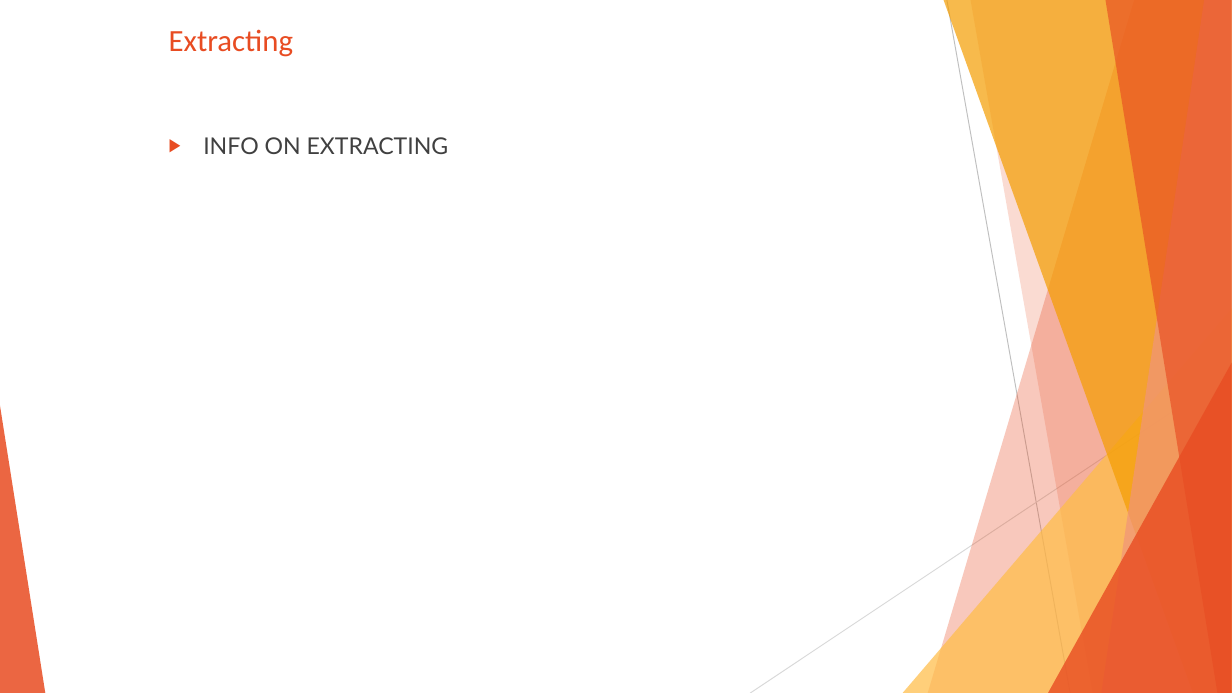
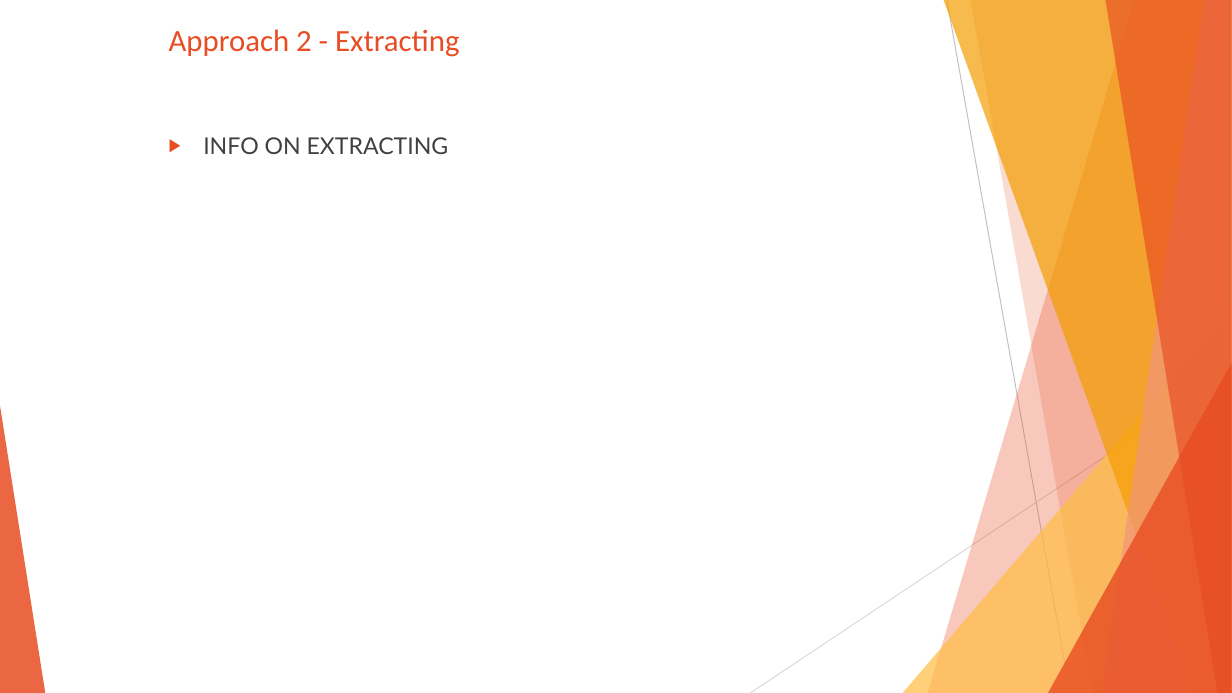
Before and after one commit to SanabuW/NYT-API-Analysis, a slide deck: slide 11 of common/(presentation_temp_file).pptx (slide 8 before the commit). Drawn at 1232x693 pixels with LibreOffice and Linux fonts; fonts in the diff are those of the drawing. Boxes give left, top, right and bottom in pixels: in the first picture for what was removed or moved away, otherwise in the second. Text is boxed around its words. In the diff, an @@ line names an element or a change of style, - is before the commit and + after.

```diff
--- a/common/(presentation_temp_file).pptx
+++ b/common/(presentation_temp_file).pptx
@@ title at (x1=169, y1=29, x2=459, y2=57): text changed @@
-Extracting
+Approach 2 - Extracting
```
Also in this commit, not shown: 9 other slides changed, 8 slides added, 8 other files.
